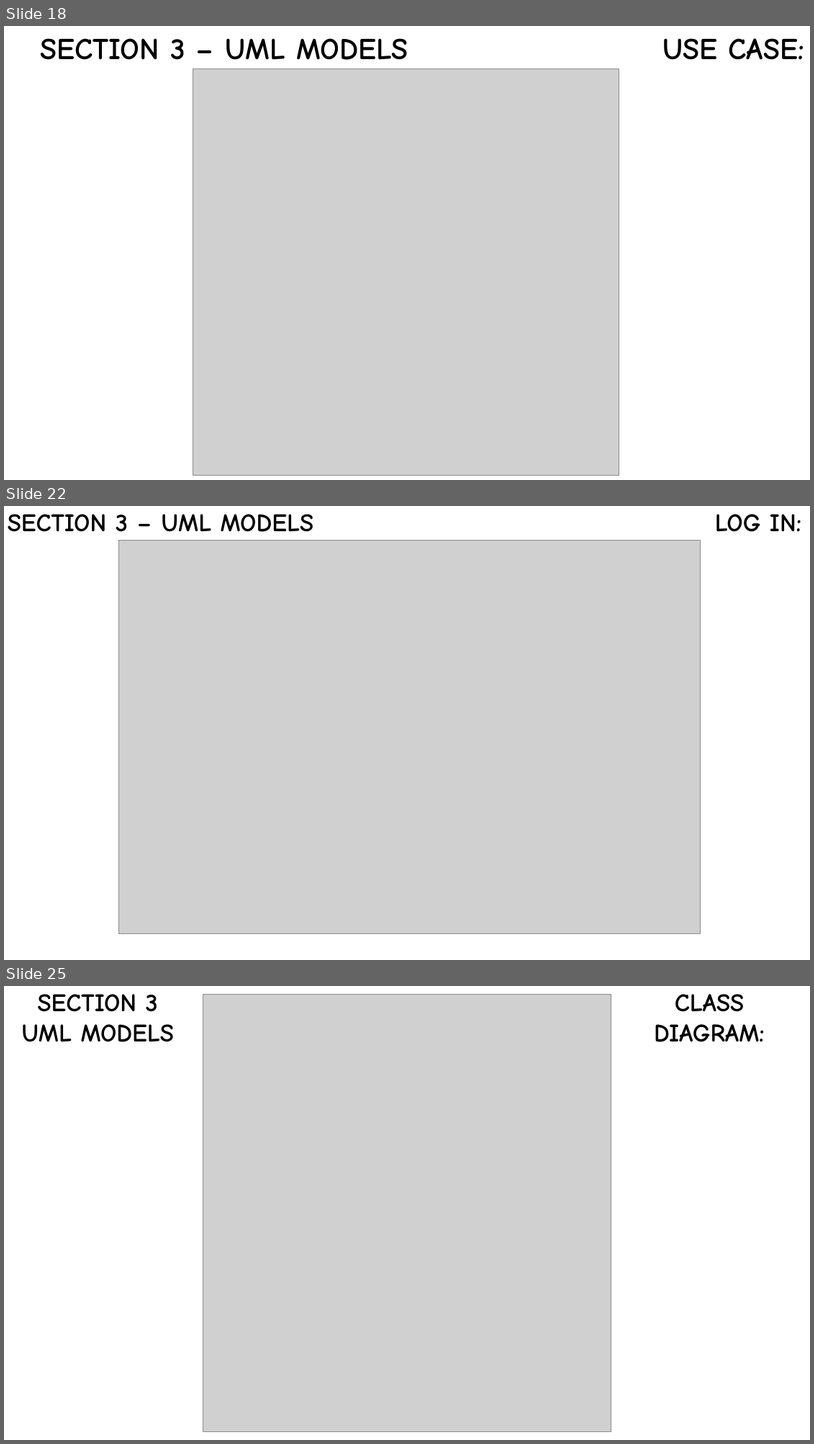
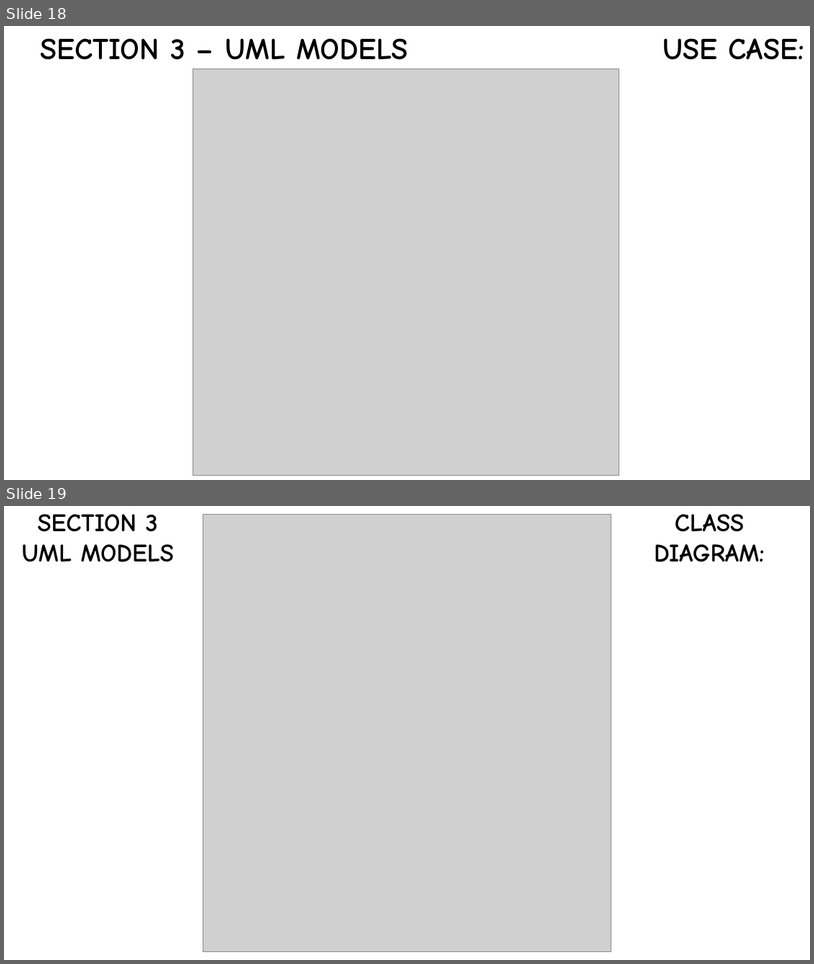
Before and after one commit to MassimoSchiavo/MyTaxiService-Schiavo-Cittar, a slide deck: Presentations/myTaxiService Presentation.pptx. Shown one above the other, each under a label of ours: slides 18, 22 and 25 before the commit, slides 18 and 19 after it; the slides between them are not shown. The pictures are 814x1444 and 814x964 pixels, drawn with LibreOffice and Linux fonts; fonts in the diff are those of the drawing; grey boxes stand for pictures. Boxes give left, top, right and bottom in pixels: in the first picture for what was removed or moved away, otherwise in the second. Text is boxed around its words. In the diff, an @@ line names an element or a change of style, - is before the commit and + after.

```diff
--- a/Presentations/myTaxiService Presentation.pptx
+++ b/Presentations/myTaxiService Presentation.pptx
@@ slide 22 removed at box(4, 506, 810, 960), background #FFFFFF @@
@@ text removed at box(8, 514, 314, 532) @@
-SECTION 3 – UML MODELS
@@ text removed at box(715, 514, 802, 532) @@
-LOG IN:
@@ picture removed at box(119, 540, 701, 933) @@
@@ what was slide 25 is now slide 19 @@
```
Also in this commit, not shown: 5 other slides removed.
